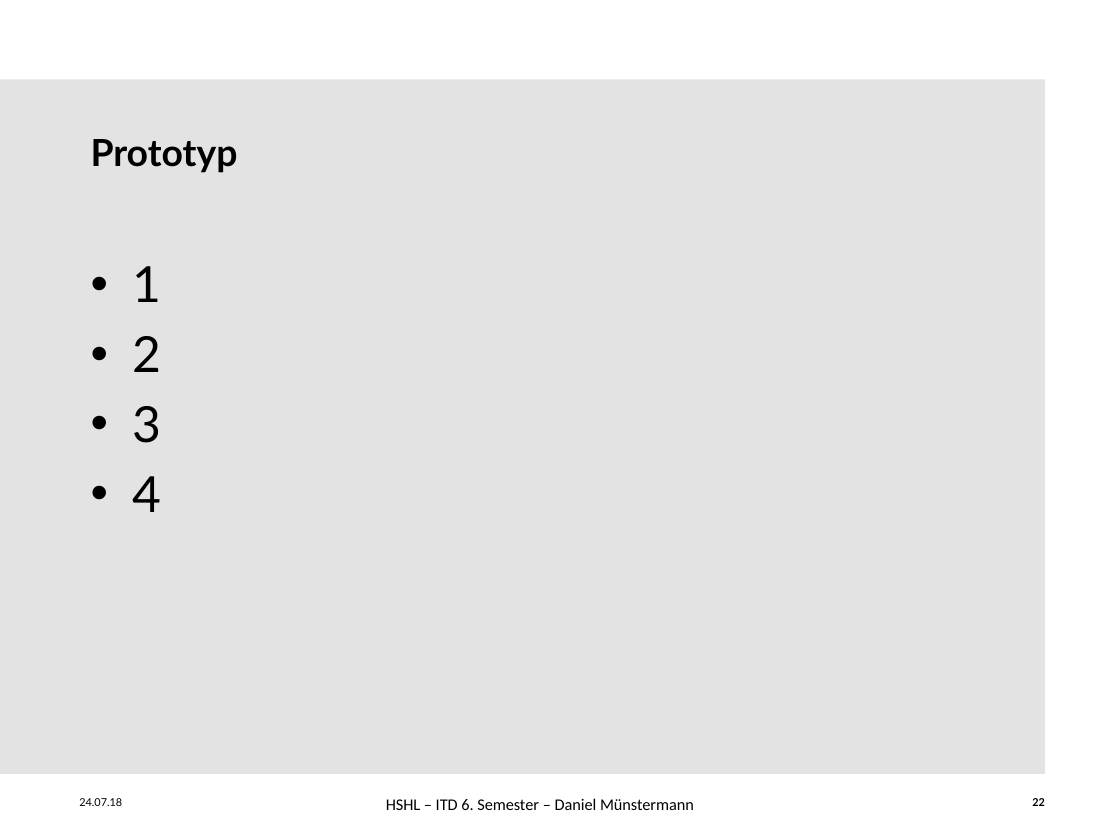
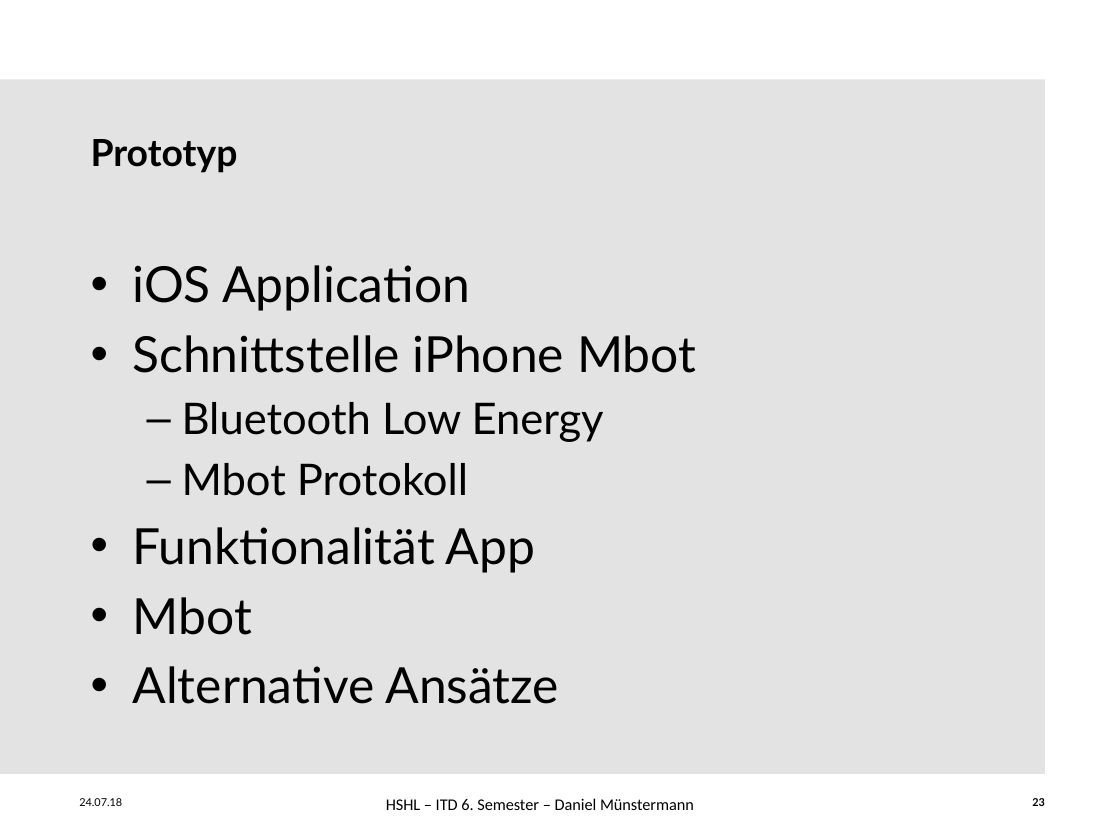
Before and after one commit to ChristineAgethen/Interaktionskonzept_Rollstuhl, a slide deck: slide 23 of Interaktionskonzept.pptx (slide 22 before the commit). Drawn at 1120x840 pixels with LibreOffice and Linux fonts; fonts in the diff are those of the drawing; background and template pictures are left out. Boxes give left, top, right and bottom in pixels: in the first picture for what was removed or moved away, otherwise in the second. Text is boxed around its words. In the diff, an @@ line names an element or a change of style, - is before the commit and + after.

```diff
--- a/Interaktionskonzept.pptx
+++ b/Interaktionskonzept.pptx
@@ text at bbox=[133, 265, 696, 704]: text changed @@
-• 1
-• 2
-• 3
-• 4
+• iOS Application
+• Schnittstelle iPhone Mbot
+  – Bluetooth Low Energy
+  – Mbot Protokoll
+• Funktionalität App
+• Mbot
+• Alternative Ansätze
@@ page number at bbox=[1032, 798, 1045, 806]: text changed @@
-22
+23
```
Also in this commit, not shown: 1 other slide changed, 5 slides added, 1 other file.
